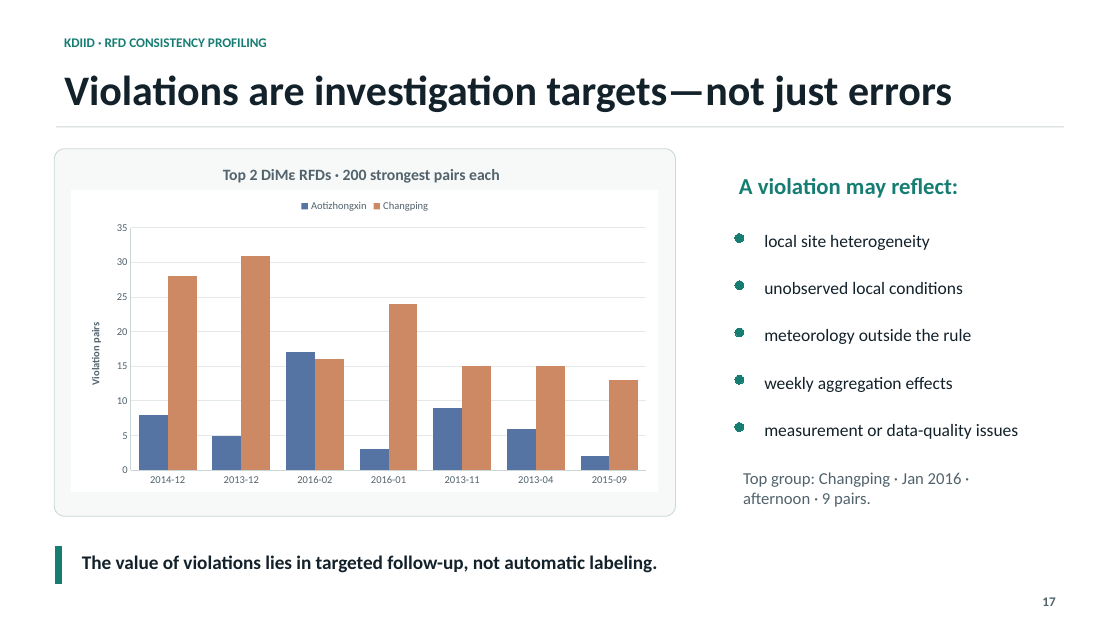
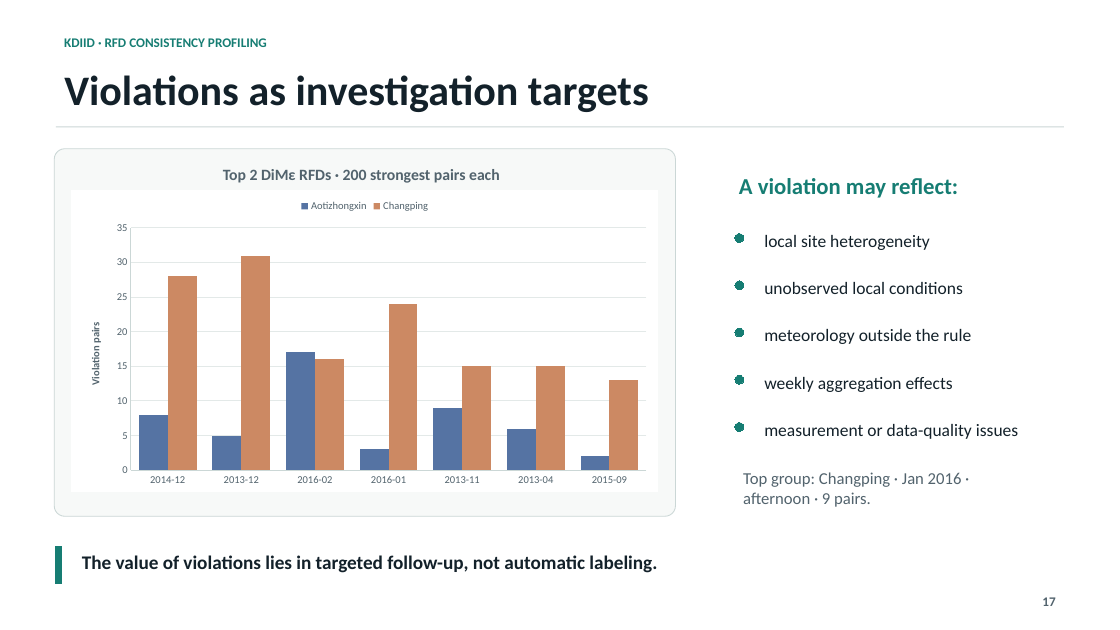
Before and after one commit to matthew-2000/rfd-urban-digital-twin, a slide deck: slide 17 of presentation/kdiid_rfd_presentation.pptx. Drawn at 1120x630 pixels with LibreOffice and Linux fonts; fonts in the diff are those of the drawing. Boxes give left, top, right and bottom in pixels: in the first picture for what was removed or moved away, otherwise in the second. Text is boxed around its words. In the diff, an @@ line names an element or a change of style, - is before the commit and + after.

```diff
--- a/presentation/kdiid_rfd_presentation.pptx
+++ b/presentation/kdiid_rfd_presentation.pptx
@@ text at (64, 75, 649, 112): text changed @@
-Violations are investigation targets—not just errors
+Violations as investigation targets
```
Also in this commit, not shown: 7 other slides changed, 4 other files.
